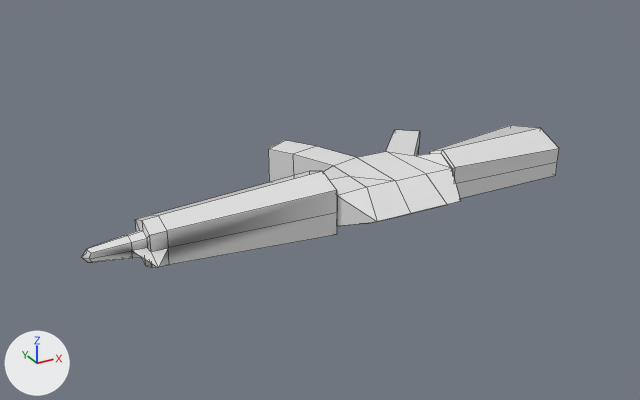
The Blender file models/Weapons/w_m4a4.blend as it was, and as the next commit left it.
Both versions are drawn from a 50 mm lens placed at (-18.5, -27.1, 14.5), pointed at (-2.8, 1.5, 0.2). The lights are fixed; the arrows at lower left show +X, +Y and +Z. Mesh edges are drawn as thin lines.

The older version as bpy lines, for what is in view:
```python
me_cube_001 = bpy.data.meshes.new('Cube.001')
me_cube_001.from_pydata(...)  # 124 vertices, 126 faces; spans x -11.7..8.7, y -5.2..2.4, z -1.2..1.2
me_cube_001.materials.append(mat_none)  # white #e7e7e7
# before: 115 (8.4, 1.0, 0.6) at pixel (555, 175), 116 (8.4, 1.0, 0.0) at pixel (557, 161), 117 (8.4, -2.1, -0.7) at pixel (510, 125), 118 (8.4, -2.1, 0.0), 119 (8.4, 1.0, -0.6) at pixel (559, 148)
# before: 120 (8.7, -0.5, -0.9) at pixel (540, 127), 121 (8.4, -2.1, 0.7), 122 (8.7, -0.5, 0.9)
ob_cube_001 = bpy.data.objects.new('Cube.001', me_cube_001)
ob_cube_001.location = (-1.0, 0.0, 0.8)
ob_cube_001.rotation_euler = (3.142, 0.0, 0.0)  # degrees (180, 0, 0)
ob_cube_001.scale = (1.0, 1.0, 1.1)
```
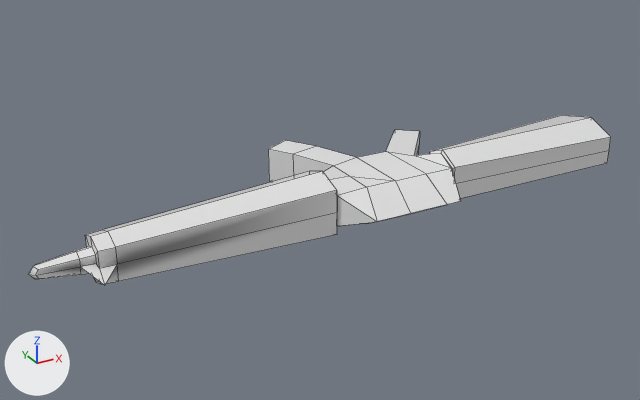
Commit message: quick changes to m4

Where the change shows, as pixel boxes (x1, y1, x2, y2) in the pictures (640 x 400 px; the box of a moved part takes in the faces that stretch with it):
'Cube.001', reshaped (22% wider, 19% taller)
    before: (82, 125, 559, 268)
    after: (29, 115, 611, 285)
part 1 of me_cube_001, moved or reshaped
    before: (82, 171, 337, 268)
    after: (29, 171, 337, 285)
part 2 of me_cube_001, moved or reshaped
    before: (432, 125, 559, 198)
    after: (433, 115, 611, 198)

The edits, one by one:
me_cube_001 has 124 vertices, 126 faces and spans x -11.7..8.7, y -5.2..2.4, z -1.2..1.2.
me_cube_001 is used by ob_cube_001; location (-1.0, 0.0, 0.8); rotation (3.142, 0.0, 0.0), in degrees (180, 0, 0); scale (1.0, 1.0, 1.1).
me_cube_001 part 1: all 42 vertices in x -11.7..-9.0, y -0.7..2.0, z -0.8..0.8 are moved by (-1.8, 0.0, 0.2).
Part 2, on me_cube_001:
Vertices 115 to 122 of me_cube_001 move by (3.0, 0.0, 0.0).
